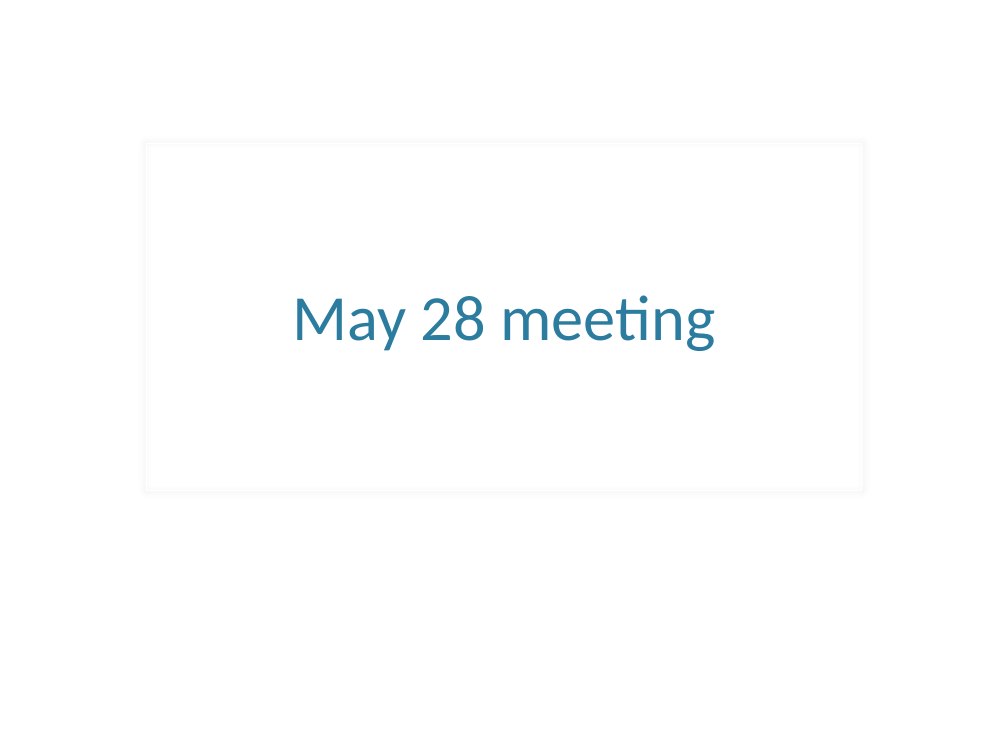
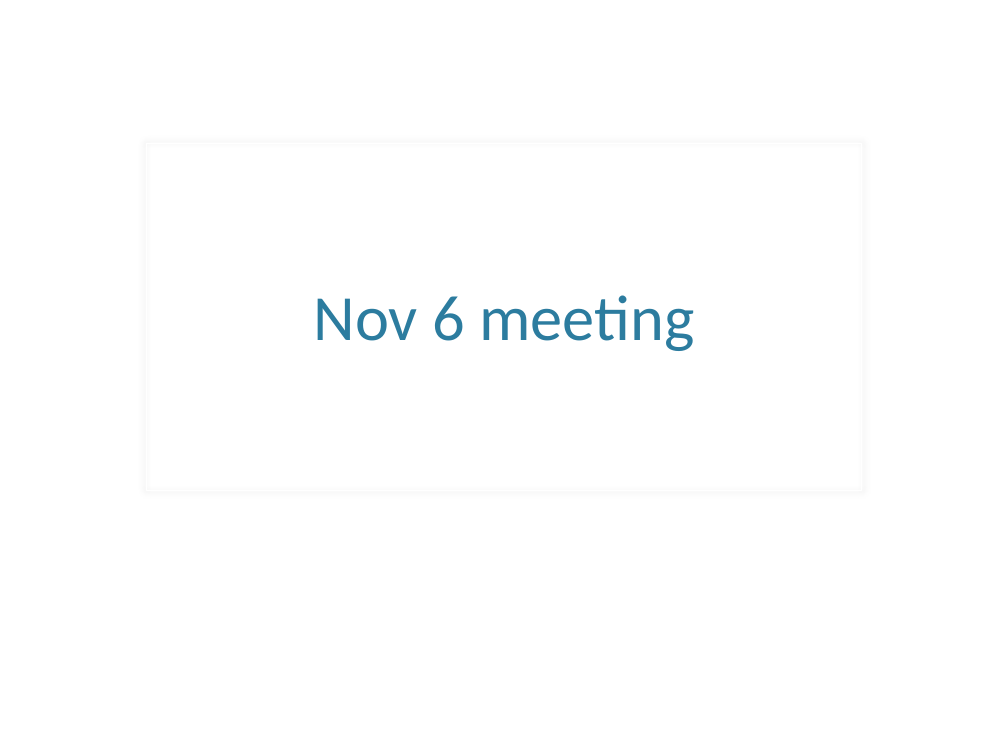
Before and after one commit to leolincoln/athelets, a slide deck: slide 1 of Texts/Atheletes_clustering.pptx. Drawn at 1008x756 pixels with LibreOffice and Linux fonts; fonts in the diff are those of the drawing; background and template pictures are left out. Boxes give left, top, right and bottom in pixels: in the first picture for what was removed or moved away, otherwise in the second. Text is boxed around its words. In the diff, an @@ line names an element or a change of style, - is before the commit and + after.

Commit message:
new pptx

```diff
--- a/Texts/Atheletes_clustering.pptx
+++ b/Texts/Atheletes_clustering.pptx
@@ title at bbox=[314, 295, 694, 351]: text changed @@
-May 28 meeting
+Nov 6 meeting
```
Also in this commit, not shown: 4 other slides changed, 9 slides added, 1 slide removed, 5 other files.
